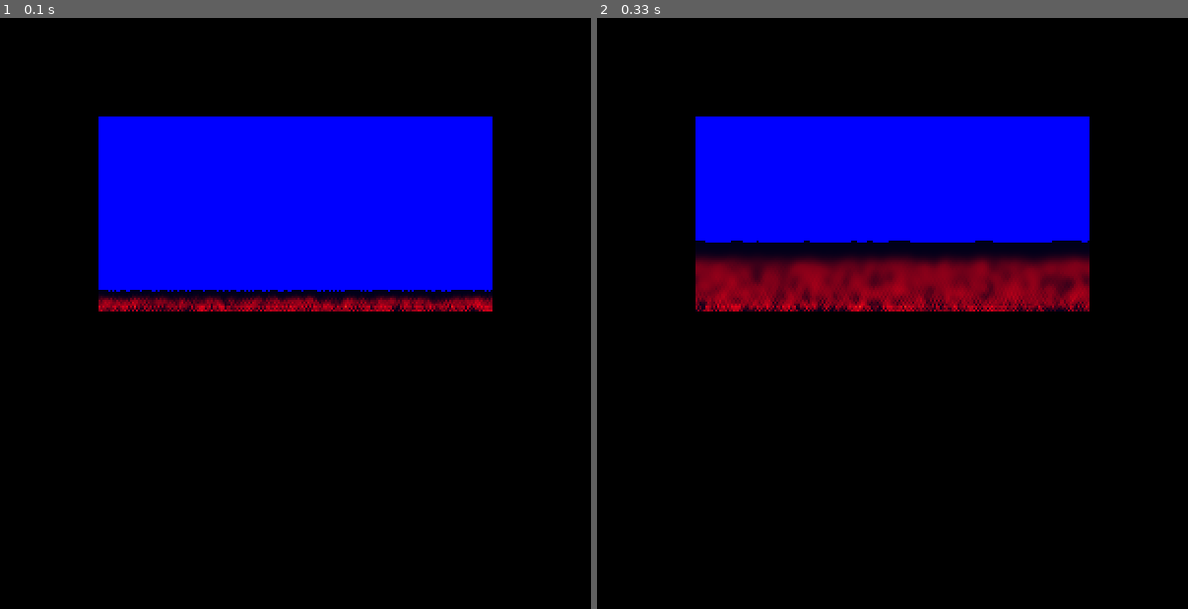
Above: before the commit, frames 1-2 (left to right).
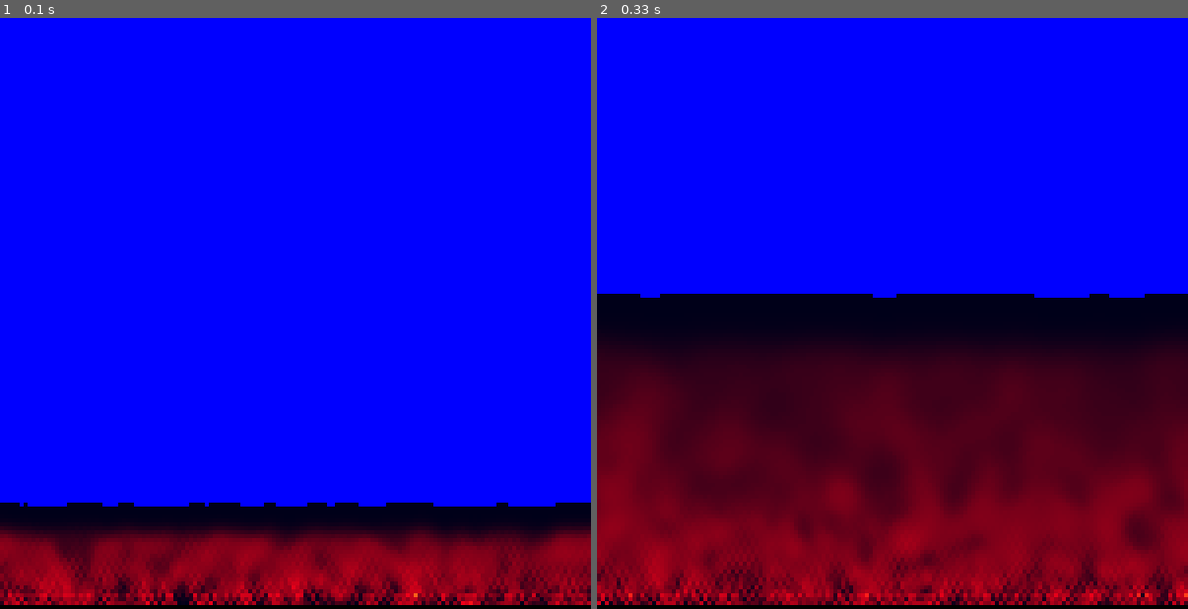
Above: after the commit, the same moments.

Repository: gunny26/pygame
Game: pygame game, started from Fire.py
The game is run twice, just before and just after one commit, with the same random seed, the same clock (stepped at 60 frames per second) and the same inputs. The source is Python 2; it was converted automatically to run under Python 3.
Inputs:
- Up to frame 1 (0.1 s): no input
- Up to frame 2 (0.33 s): no input

The runs differ from the first frame. In frame 1, 80% of the frame differs, in the area x 0-100%, y 0-100%; in frame 2, 85%.

Commit message:
profiling

Diff:
--- a/Fire.py
+++ b/Fire.py
@@ -29,6 +29,7 @@
         # initialize values
         # scaled down surface
         self.drawsurface = pygame.Surface((self.width, self.height))
+        self.drawsurface.fill((0, 0, 0))
         self.array2d = None
         self.fire = None
         self.palette = None
@@ -85,14 +86,15 @@
 
 def test():
     try:
-        fps = 50
+        fps = 500
         surface = pygame.display.set_mode((600, 600))
         pygame.init()
         spheres = (
-            Fire(surface, pygame.Rect(100, 100, 400, 200), 2),
+            Fire(surface, pygame.Rect(0, 0, 600, 600), 4),
             )
         clock = pygame.time.Clock()
         pause = False
+        surface.fill((0, 0, 0))
         while True:
             clock.tick(fps)
             events = pygame.event.get()
@@ -104,7 +106,6 @@
                 if keyinput[pygame.K_ESCAPE]:
                     sys.exit(1)
             if pause is not True:
-                surface.fill((0, 0, 0, 255))
                 for thing in spheres:
                     thing.update()
                 pygame.display.flip()
@@ -113,4 +114,13 @@
 
 
 if __name__ == '__main__':
-    test()
+    import sys
+    import os
+    import cProfile
+    import pstats
+    profile = os.path.basename(sys.argv[0].split(".")[0])
+    cProfile.runctx( "test()", globals(), locals(), filename=profile)
+    s = pstats.Stats(profile)
+    s.sort_stats('time')
+    s.print_stats(0.1)
+    os.unlink(profile)
